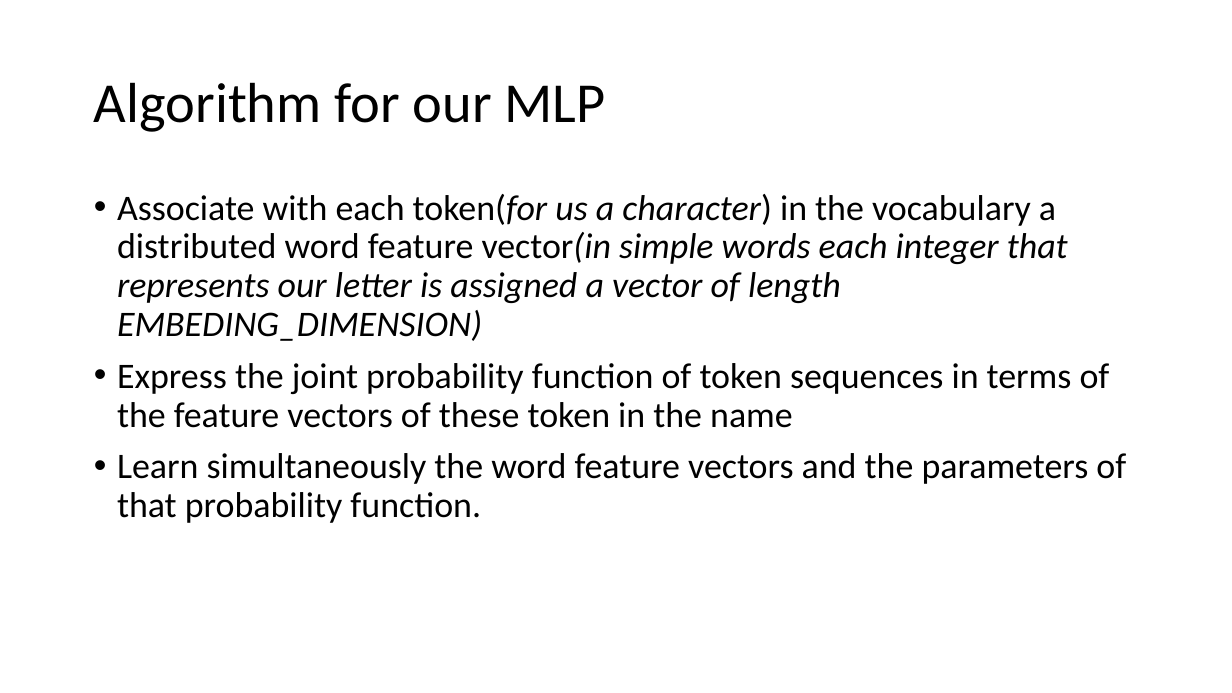
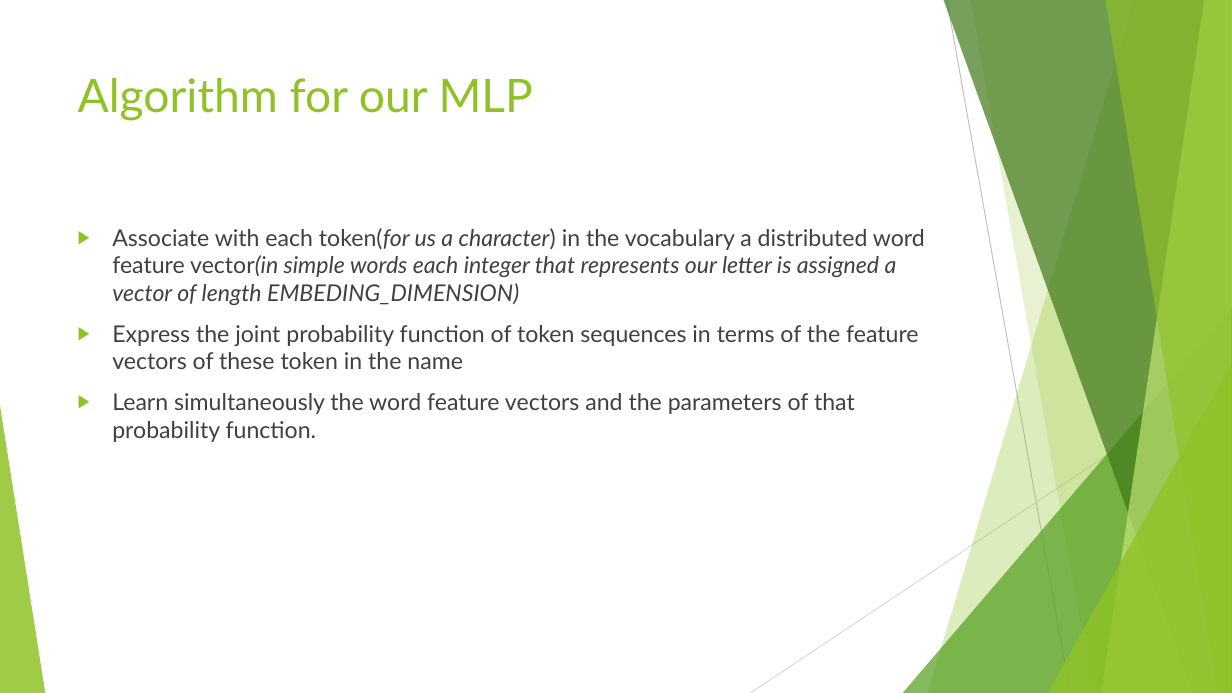
Before and after one commit to bodzio50318/genAiWorkshop, a slide deck: slide 12 of AiDem.pptm. Drawn at 1232x693 pixels with LibreOffice and Linux fonts; fonts in the diff are those of the drawing. Boxes give left, top, right and bottom in pixels: in the first picture for what was removed or moved away, otherwise in the second. Text is boxed around its words. In the diff, an @@ line names an element or a change of style, - is before the commit and + after.

```diff
--- a/AiDem.pptm
+++ b/AiDem.pptm
@@ title "Algorithm for our MLP": place and size @@
-title "Algorithm for our MLP" at <box>94,82,605,132</box>
+title "Algorithm for our MLP" at <box>78,78,533,121</box>
@@ title "Algorithm for our MLP" at <box>78,78,533,121</box>: size 44 to 36 pt, font Calibri to Lato, text colour #000000 to #90C226; line spacing 0.9 to 1; vertical alignment middle to top @@
@@ text "Associate with each token(for us ...": place and size @@
-text "Associate with each token(for us ..." at <box>117,194,1126,523</box>
+text "Associate with each token(for us ..." at <box>112,228,925,442</box>
@@ text "Associate with each token(for us ..." at <box>112,228,925,442</box>: size 28 to 18 pt, font Calibri to Lato, text colour #000000 to #404040; bullet • to ▶; line spacing 0.9 to 1 @@
@@ group added at <box>0,0,1232,693</box>: 5 freeform shapes, 3 triangles, 2 lines @@
```
Also in this commit, not shown: 21 other slides changed, 1 slide added, 3 other files.
